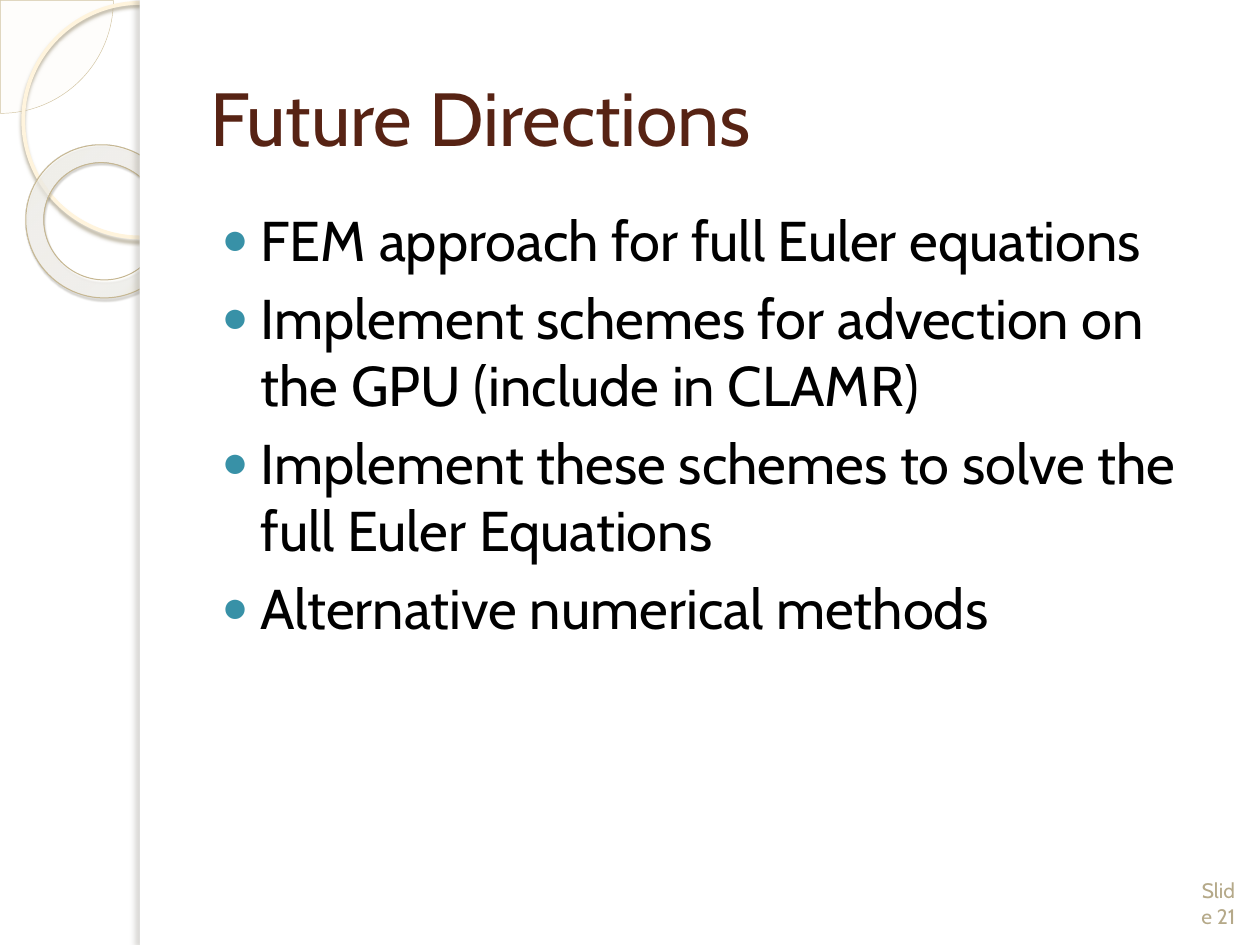
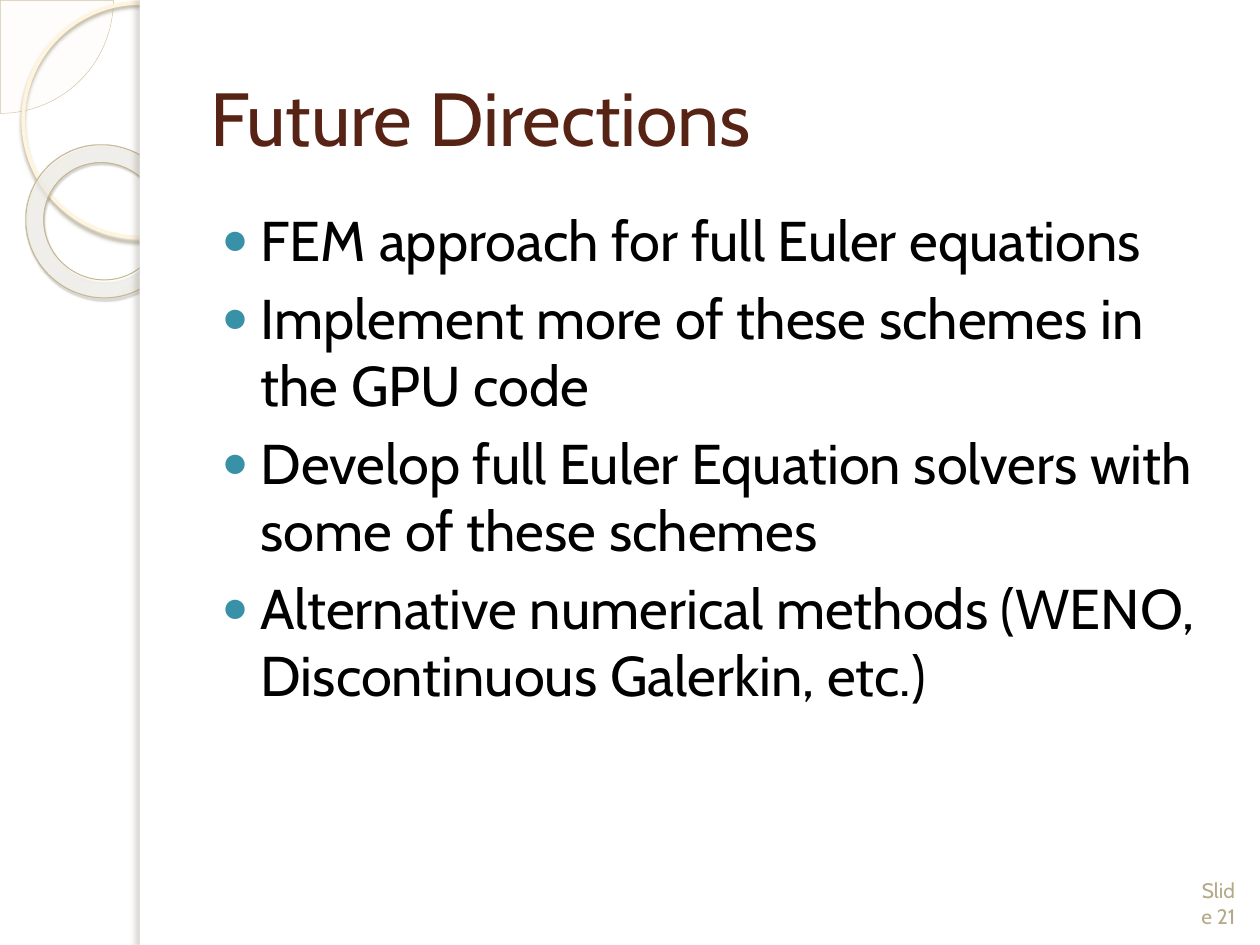
Before and after one commit to wmatern/summer_LANL, a slide deck: slide 21 of Final Research Presentation/Final_LongPres_Davis_Matern.pptx. Drawn at 1260x945 pixels with LibreOffice and Linux fonts; fonts in the diff are those of the drawing; background and template pictures are left out. Boxes give left, top, right and bottom in pixels: in the first picture for what was removed or moved away, otherwise in the second. Text is boxed around its words. In the diff, an @@ line names an element or a change of style, - is before the commit and + after.

```diff
--- a/Final Research Presentation/Final_LongPres_Davis_Matern.pptx
+++ b/Final Research Presentation/Final_LongPres_Davis_Matern.pptx
@@ text at (261, 297, 1195, 704): text changed @@
-● Implement schemes for advection on the GPU (include in CLAMR)
-● Implement these schemes to solve the full Euler Equations
-● Alternative numerical methods
+● Implement more of these schemes in the GPU code
+● Develop full Euler Equation solvers with some of these schemes
+● Alternative numerical methods (WENO, Discontinuous Galerkin, etc.)
```
Also in this commit, not shown: 9 other slides changed, 5 slides added, 5 slides removed, 14 other files.
